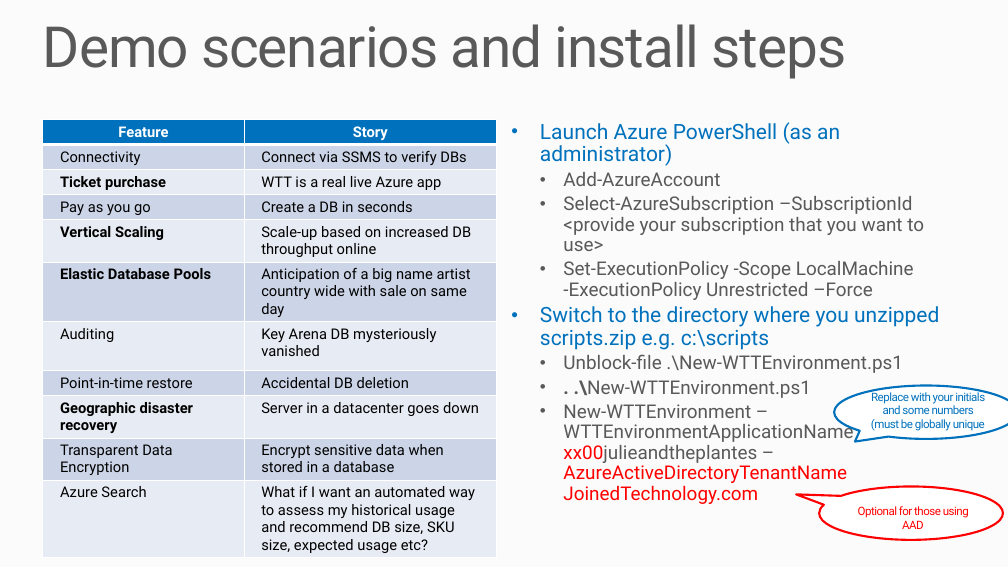
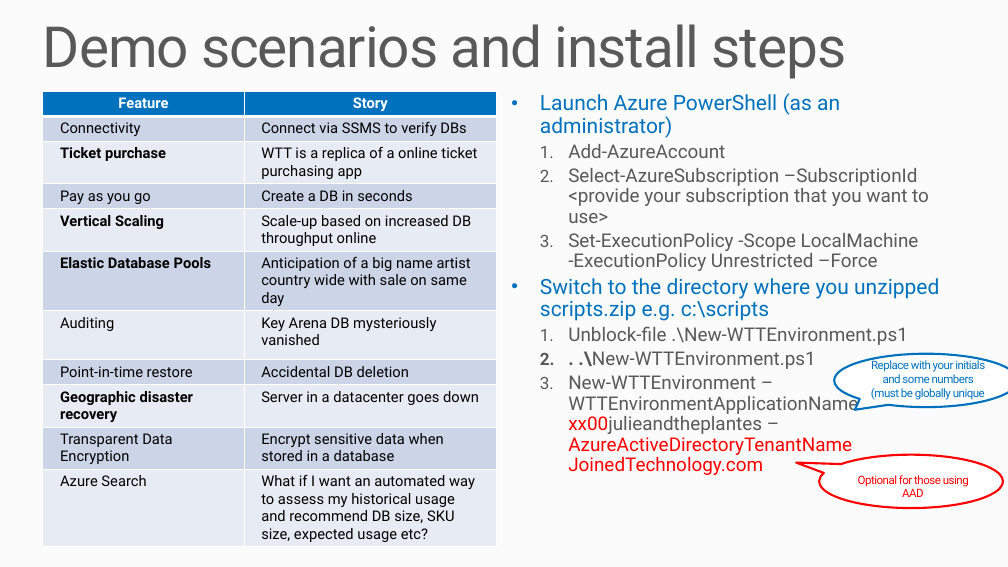
Before and after one commit to microsoft/WingTipTickets, a slide deck: slide 4 of Azure SQL Database - WingTipTickets HOL introduction v2 1.pptx. Drawn at 1008x567 pixels with LibreOffice and Linux fonts; fonts in the diff are those of the drawing. Boxes give left, top, right and bottom in pixels: in the first picture for what was removed or moved away, otherwise in the second. Text is boxed around its words. In the diff, an @@ line names an element or a change of style, - is before the commit and + after.

Commit message:
Updated scripts
AzureSearchService, AzureSQLDatabaseServer, WTTEnvironment,
remove-WTTEnvironment

```diff
--- a/Azure SQL Database - WingTipTickets HOL introduction v2 1.pptx
+++ b/Azure SQL Database - WingTipTickets HOL introduction v2 1.pptx
@@ table at [43,91,497,551] @@
-row 3, column 2: WTT is a real live Azure app
+row 3, column 2: WTT is a replica of a online ticket purchasing app
@@ table: place and size @@
-table at [43,119,497,562]
+table at [43,91,497,551]
@@ text at [568,144,929,475]: bullet • to 1. @@
@@ 2 speech bubbles, 1 text: place and size @@
-2 speech bubbles, 1 text at [540,122,1008,540]
+2 speech bubbles, 1 text at [540,93,1008,508]
```
Also in this commit, not shown: 1 other slide changed, 6 other files.
